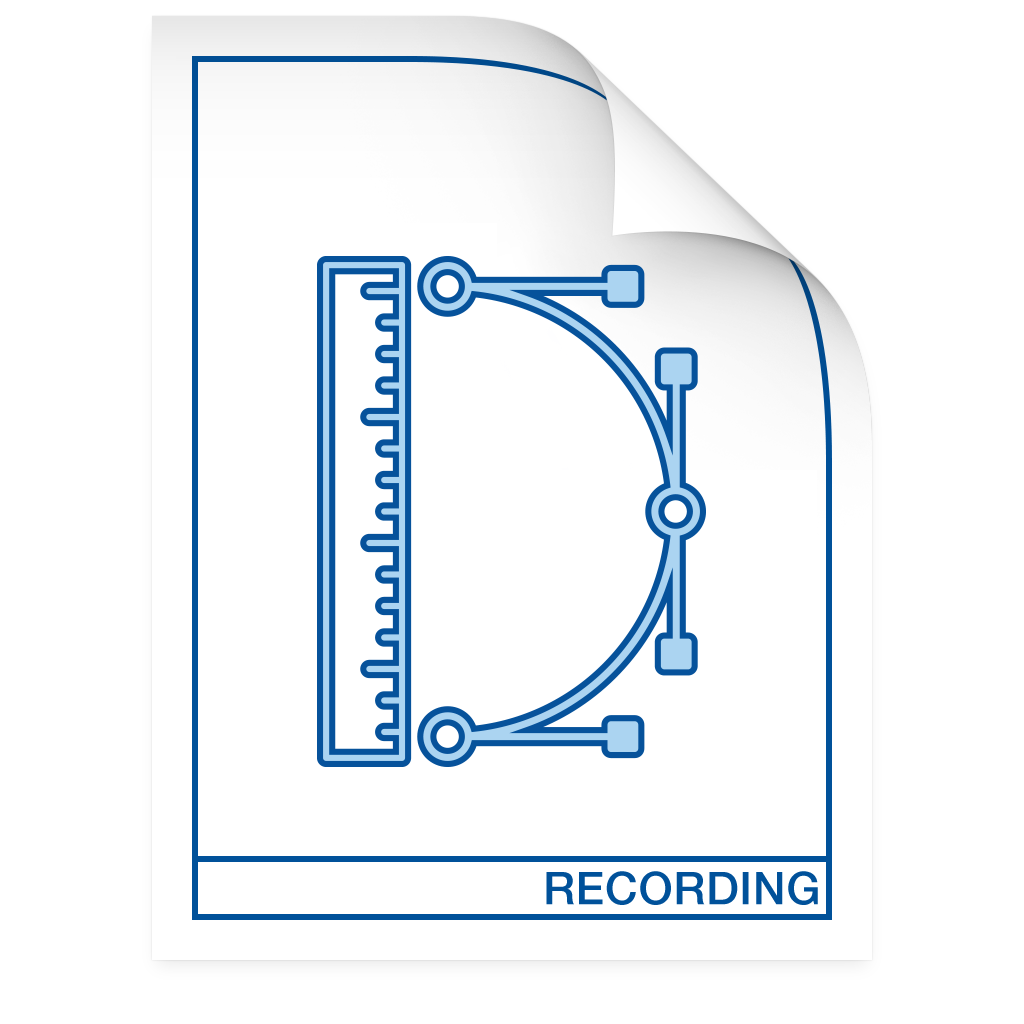
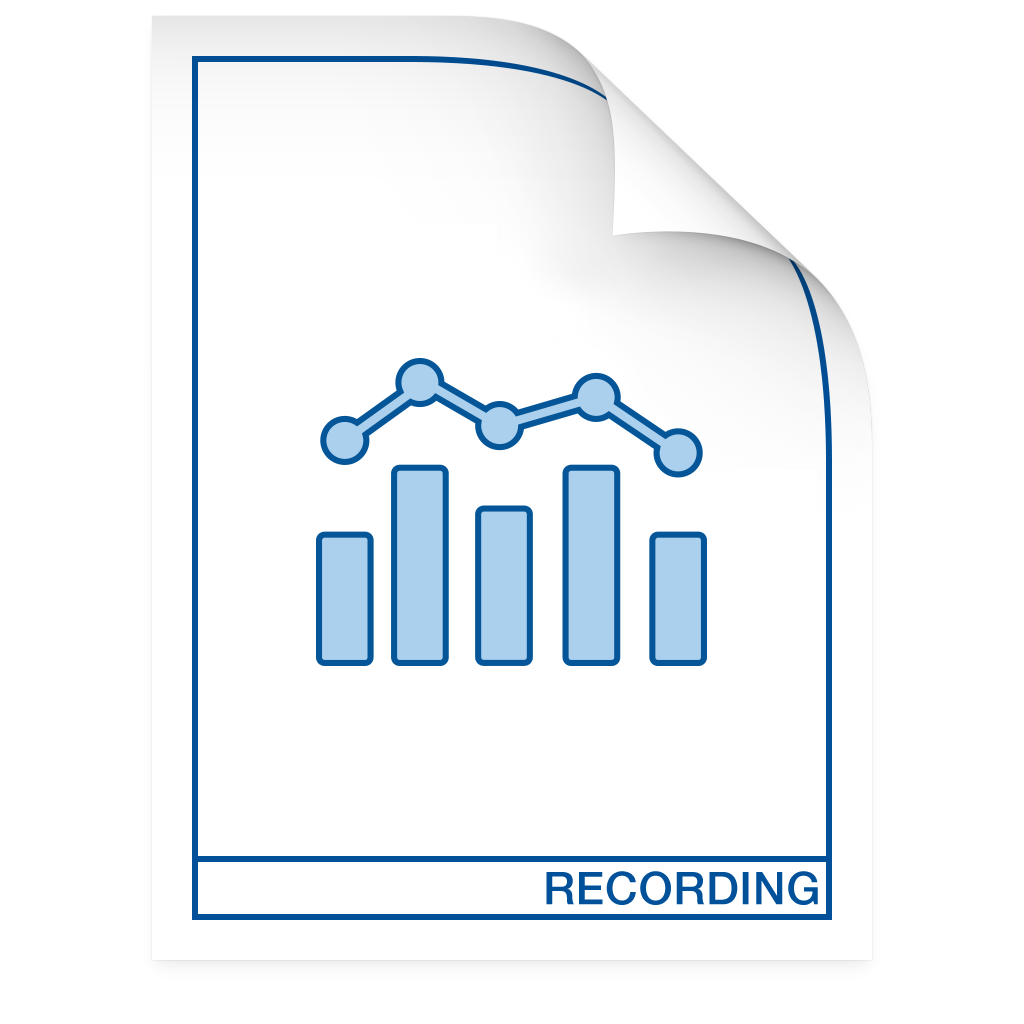
Comparing the layer stacks of the two 1024 x 1024 images. Changes:
added layer "Vector Smart Object" (1st of 3) above "Vector Smart Object" over [316, 358, 707, 666]
hid "Vector Smart Object" (3rd of 3) over [317, 256, 706, 767]
